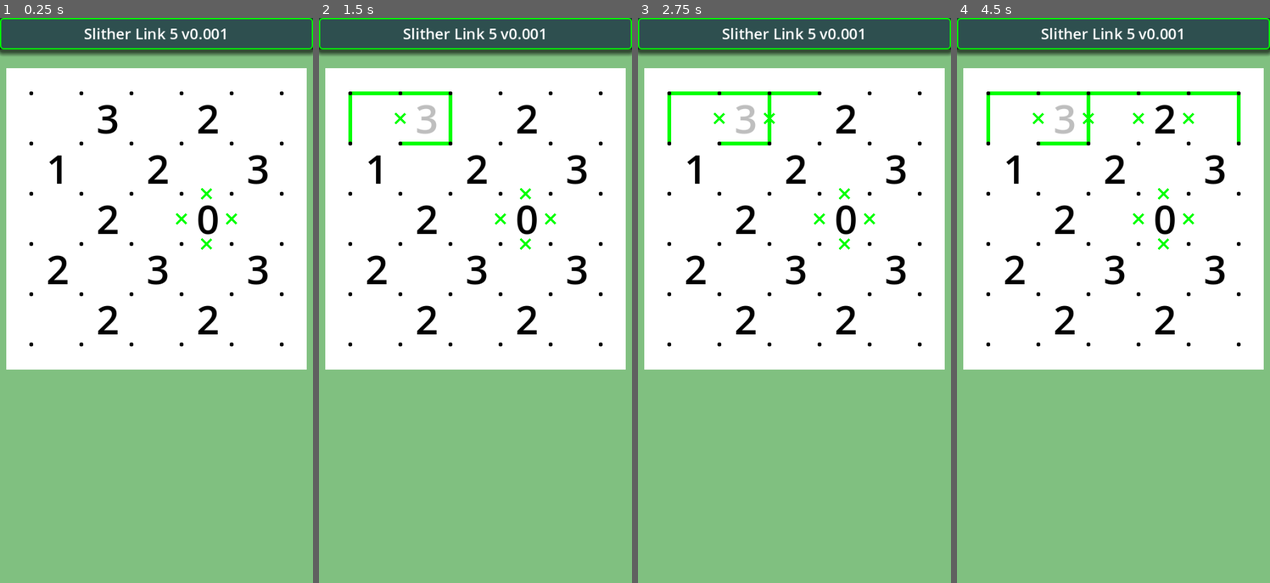
Above: before the commit, frames 1-4 (left to right).
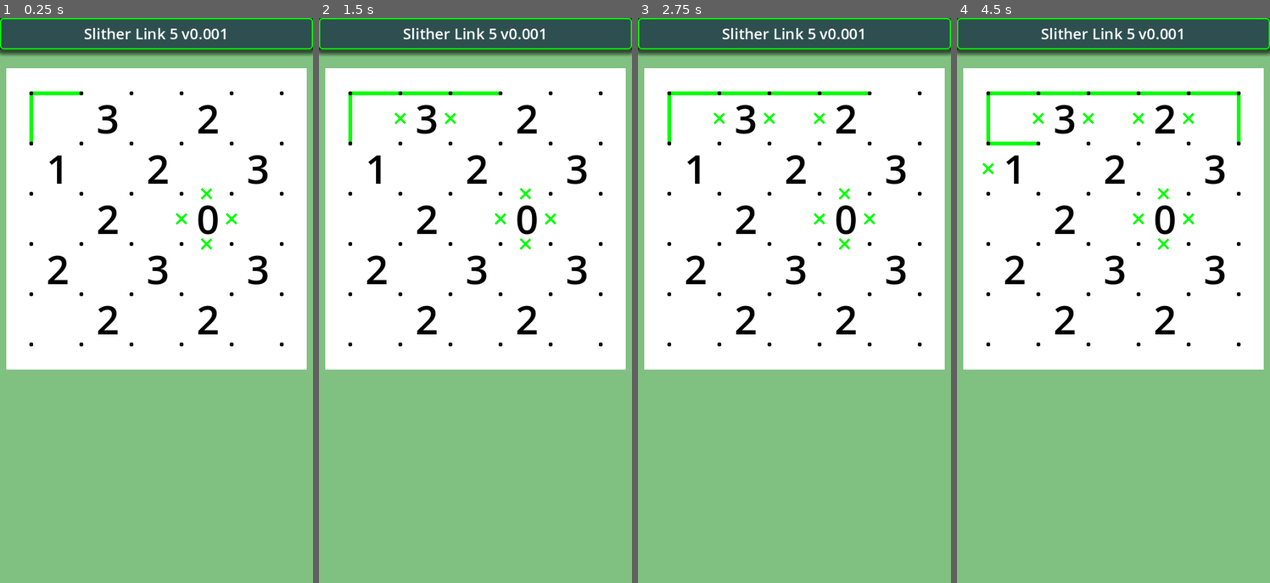
Above: after the commit, the same moments.

Repository: vivisuke/SlitherLink5
Game: Godot game, scene res://main.tscn
The game is run twice, just before and just after one commit, with the same random seed, the same clock (stepped at 60 frames per second) and the same inputs.
Inputs (mouse positions are in pixels of both pictures, inside the frame that each line leads up to):
- Up to frame 1 (0.25 s): no input
- Up to frame 2 (1.5 s): tap Enter at 0.5 s; move the mouse to (544, 272) at 0.52 s; click (544, 272) at 0.67 s; tap Space at 1.25 s; move the mouse to (412, 328) at 1.27 s; click (412, 328) at 1.42 s
- Up to frame 3 (2.75 s): tap Enter at 2 s; move the mouse to (825, 176) at 2.02 s; click (825, 176) at 2.17 s
- Up to frame 4 (4.5 s): tap Space at 2.75, 4.25 s; move the mouse to (1097, 413) at 2.77 s; click (1097, 413) at 2.92 s; tap Enter at 3.5 s; move the mouse to (1207, 385) at 3.52 s; click (1207, 385) at 3.67 s; move the mouse to (1019, 215) at 4.27 s; click (1019, 215) at 4.42 s

The runs differ from the first frame. In frame 1, 0.2% of the frame differs, in the area x 9-26%, y 13-22%; in frame 2, 0.5%; in frame 3, 0.6%, in the area x 26-74%, y 13-23%; in frame 4, 0.6%.

Commit message:
0028 ◎ C 02/21 02/23 0.001│ToDo│詰まった場合のバックトラッキングを可能に

Diff:
--- a/SlitherLink5/classes/Board5x5.gd
+++ b/SlitherLink5/classes/Board5x5.gd
@@ -25,6 +25,11 @@
 var non_linkRt = []			# 各格子点の右非連結フラグ、1 for 連結
 var non_linkDn = []			# 各格子点の下非連結フラグ、1 for 非連結
 var dir_order = [LINK_UP, LINK_DOWN, LINK_LEFT, LINK_RIGHT]
+var fwd = true
+var sx = -1				# 探索位置
+var sy = 0
+
+var main_obj
 
 func xyToIX(x, y):		# x, y -> links インデックス、x: [0, N_HORZ]、y: [0, N_VERT]
 	return x + (y + 1) * ARY_WIDTH
@@ -176,6 +181,64 @@
 				else: links[k] = LINK_LEFT
 
 	pass
+# バックトラッキング探索
+func solve_FB():
+	if fwd:		# 末端に向かって探索中
+		sx += 1
+		if sx > N_HORZ:
+			sx = 0
+			sy += 1
+			if sy > N_VERT:
+				fwd = false
+				sy -= 1
+				sx = N_HORZ + 1
+	if !fwd:		# バックトラッキング中
+		sx -= 1
+		if sx < 0:
+			sx = N_HORZ
+			sy -= 1
+	var ix = xyToIX(sx, sy)
+	var up: bool = sy != 0 && linkDn[ix-ARY_WIDTH] != 0
+	var lt: bool = sx != 0 && linkRt[ix-1] != 0
+	if fwd:		# 末端に向かって探索中
+		if up && lt:		# 上・左連結済み
+			pass
+		elif up || lt:
+			if sx == N_HORZ:	# 右端の場合
+				linkDn[ix] = 1
+			elif sy == N_VERT:	# 下端の場合
+				linkRt[ix] = 1
+			else:
+				linkRt[ix] = 1
+				non_linkDn[ix] = 1
+		else:
+			linkRt[ix] = 1
+			linkDn[ix] = 1
+	else:		# バックトラッキング中
+		if up && lt:		# 上・左連結済み
+			pass
+		elif up || lt:
+			if linkRt[ix] == 1:
+				linkRt[ix] = 0
+				if sy < N_VERT:	# 下端ではない場合
+					non_linkRt[ix] = 1
+					linkDn[ix] = 1
+					non_linkDn[ix] = 0
+					fwd = true
+			else:
+				non_linkRt[ix] = 0
+				linkDn[ix] = 0
+		else:
+			if linkRt[ix] == 1:
+				linkRt[ix] = 0
+				linkDn[ix] = 0
+				non_linkRt[ix] = 1
+				non_linkDn[ix] = 1
+				fwd = true
+			else:
+				non_linkRt[ix] = 0
+				non_linkDn[ix] = 0
+
 func solve_SBS(x: int, y: int):
 	var ix = xyToIX(x, y)
 	var up: bool = y != 0 && linkDn[ix-ARY_WIDTH] != 0
@@ -183,22 +246,29 @@
 	if up && lt:
 		pass
 	elif up || lt:
-		if x < N_HORZ:
+		if linkDn[ix] != 0:		# すでに下方に連結済み
+			pass
+		elif x < N_HORZ:		# 右端ではない場合
 			if clue_num[ix] != 3:
 				linkRt[ix] = 1
 				if y < N_VERT:
 					non_linkDn[ix] = 1
-			else:
+			else:	# clue_num[ix] == 3 の場合
 				linkRt[ix] = 1
 				linkDn[ix+1] = 1
 				linkRt[ix+ARY_WIDTH] = 1
 				non_linkDn[ix] = 1
+				non_linkRt[ix+ARY_WIDTH+1] = 1
+				non_linkDn[ix+ARY_WIDTH+1] = 1
 		else:
 			linkDn[ix] = 1
 		pass
 	else:
 		linkRt[ix] = 1
 		linkDn[ix] = 1
+		if clue_num[ix] == 2:
+			non_linkDn[ix+1] = 1
+			non_linkRt[ix+ARY_WIDTH] = 1
 func _ready():
 	pass
 func _process(delta):
--- a/SlitherLink5/scripts/main.gd
+++ b/SlitherLink5/scripts/main.gd
@@ -1,4 +1,6 @@
 extends Node2D
+
+signal cont_search()		# 探索継続指示シグナル
 
 const N_HORZ = 5
 const N_VERT = 5
@@ -31,6 +33,7 @@
 	return x + (y + 1) * ARY_WIDTH
 func _ready():
 	bd = CBoard5x5.new()
+	bd.main_obj = self
 	#bd.make_loop()
 	#bd.move_line2_left(xyToIX(0, 1))
 	#bd.move_line2_right(xyToIX(5, 2))
@@ -46,6 +49,9 @@
 	$Board/Grid.non_linkRt = bd.non_linkRt
 	$Board/Grid.non_linkDn = bd.non_linkDn
 	#$Board/Grid.links = bd.links
+	#
+	#bd.solve_coroutine(-1, -1)
+	bd.solve_FB()
 	$Board/Grid.queue_redraw()
 	pass # Replace with function body.
 func init_labels():
@@ -82,13 +88,17 @@
 					num_labels[ix].add_theme_color_override("font_color", col)
 func _input(event):
 	if event is InputEventMouseButton && event.is_pressed():
-		bd.solve_SBS(sx, sy)
-		$Board/Grid.queue_redraw()
-		update_num_color()
-		sx += 1
-		if sx > N_HORZ:
-			sy += 1
-			sx = 0
+		if false:
+			emit_signal("cont_search")
+		else:
+			bd.solve_FB()
+			#bd.solve_SBS(sx, sy)
+			$Board/Grid.queue_redraw()
+			update_num_color()
+			#sx += 1
+			#if sx > N_HORZ:
+			#	sy += 1
+			#	sx = 0
 	pass
 func _process(delta):
 	pass
Not shown, changed: SlitherLink5.spr
